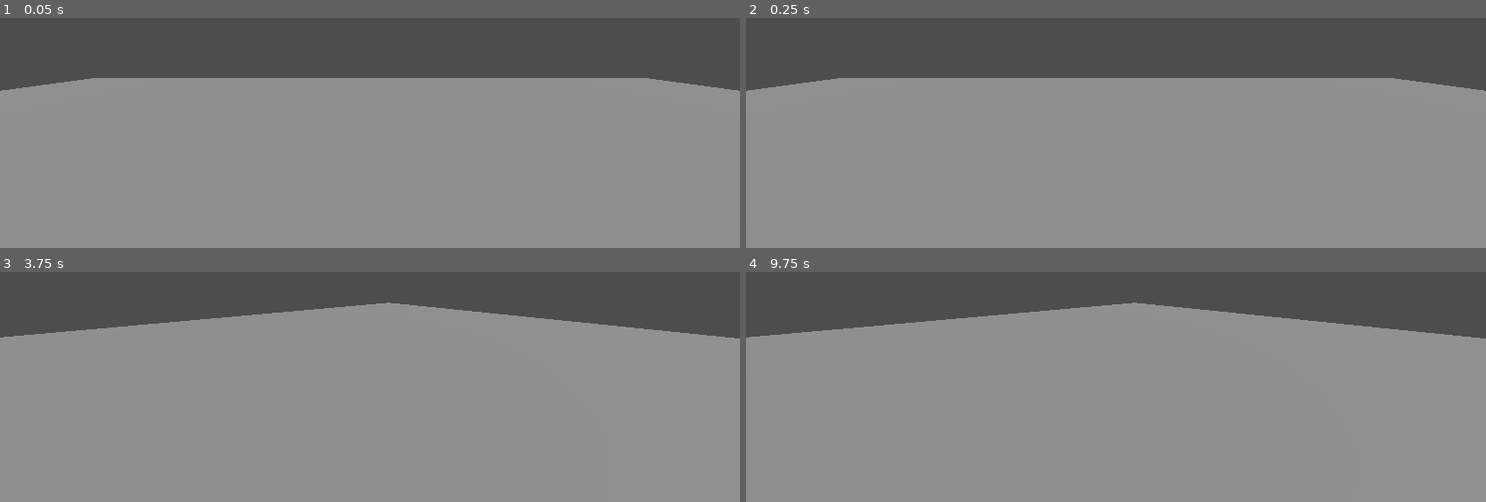
Above: before the commit, frames 1-4 (two rows, left to right).
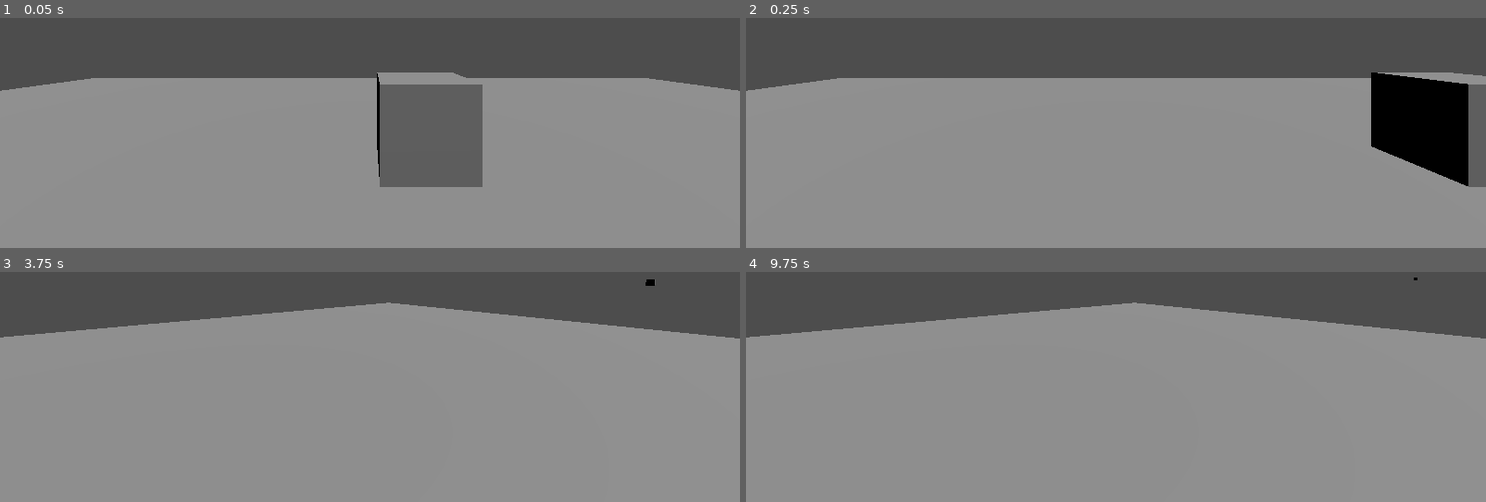
Above: after the commit, the same moments.

Repository: lucasrumney94/GodotGoneWild
Game: Godot game, scene res://EnemyTest/EnemyTest1.tscn
The game is run twice, just before and just after one commit, with the same random seed, the same clock (stepped at 60 frames per second) and the same inputs. This scene is started directly instead of the project's main scene.
Inputs (mouse positions are in pixels of both pictures, inside the frame that each line leads up to):
- Up to frame 1 (0.05 s): no input
- Up to frame 2 (0.25 s): no input
- Up to frame 3 (3.75 s): move the mouse to (407, 292) at 0.52 s; move the mouse to (333, 297) at 1.27 s; tap Enter at 2, 3.5 s; move the mouse to (384, 288) at 2.02 s; tap Space at 2.75 s; move the mouse to (362, 301) at 2.77 s; move the mouse to (421, 299) at 3.52 s
- Up to frame 4 (9.75 s): move the mouse to (1056, 290) at 4.27 s; tap Space at 5, 6.5 s; move the mouse to (1123, 295) at 5.02 s; tap Enter at 5.75 s; move the mouse to (1086, 285) at 5.77 s; move the mouse to (1153, 292) at 6.52 s; move the mouse to (1079, 297) at 7.27 s; move the mouse to (1130, 288) at 8.02 s; move the mouse to (1108, 301) at 8.77 s; move the mouse to (1167, 299) at 9.52 s

The runs differ from the first frame. In frame 1, 6.6% of the frame differs, in the area x 50-66%, y 23-74%; in frame 2, 6.5%; in frame 3, less than 0.1%; in frame 4, less than 0.1%.

Commit message:
fix parenting and move enemy

Diff:
--- a/godot-wild-tower/EnemyTest/EnemyTest1.tscn
+++ b/godot-wild-tower/EnemyTest/EnemyTest1.tscn
@@ -22,3 +22,4 @@
 transform = Transform3D(1, 0, 0, 0, 0.380861, 0.924632, 0, -0.924632, 0.380861, 0, 5.15927, 0)
 
 [node name="MobileEnemy" parent="." instance=ExtResource("3_vbu8n")]
+transform = Transform3D(1, 0, 0, 0, 1, 0, 0, 0, 1, -0.236995, 0.824196, -3.43477)
--- a/godot-wild-tower/Objects/Enemies/BasicEnemy.tscn
+++ b/godot-wild-tower/Objects/Enemies/BasicEnemy.tscn
@@ -4,13 +4,11 @@
 
 [sub_resource type="BoxMesh" id="BoxMesh_jbor8"]
 
-[node name="BasicEnemy" type="Node3D"]
-
-[node name="BasicEnemy" type="CharacterBody3D" parent="."]
+[node name="BasicEnemy" type="CharacterBody3D"]
 collision_layer = 2
 
-[node name="BasicEnemyCollider" type="CollisionShape3D" parent="BasicEnemy"]
+[node name="BasicEnemyCollider" type="CollisionShape3D" parent="."]
 shape = SubResource("BoxShape3D_ttc4u")
 
-[node name="MeshInstance3D" type="MeshInstance3D" parent="BasicEnemy"]
+[node name="MeshInstance3D" type="MeshInstance3D" parent="."]
 mesh = SubResource("BoxMesh_jbor8")
--- a/godot-wild-tower/Objects/Enemies/mobileenemy.gd
+++ b/godot-wild-tower/Objects/Enemies/mobileenemy.gd
@@ -8,12 +8,13 @@
 
 # Called when the node enters the scene tree for the first time.
 func _ready():
-	pass
+	direction = 1.0
+
 
 
 func _physics_process(delta: float) -> void:
-	position.x += distance * direction * delta
-
+	velocity.x = direction * delta * 1000
+	move_and_slide()
 
 func switch_dir():
 	direction *= -1
